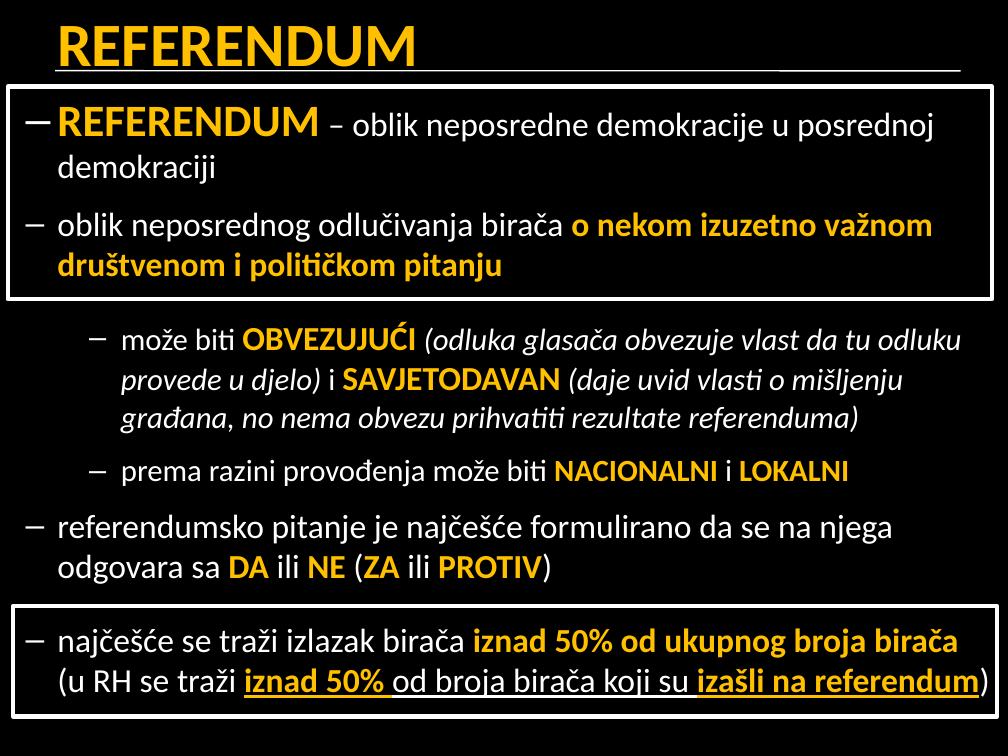
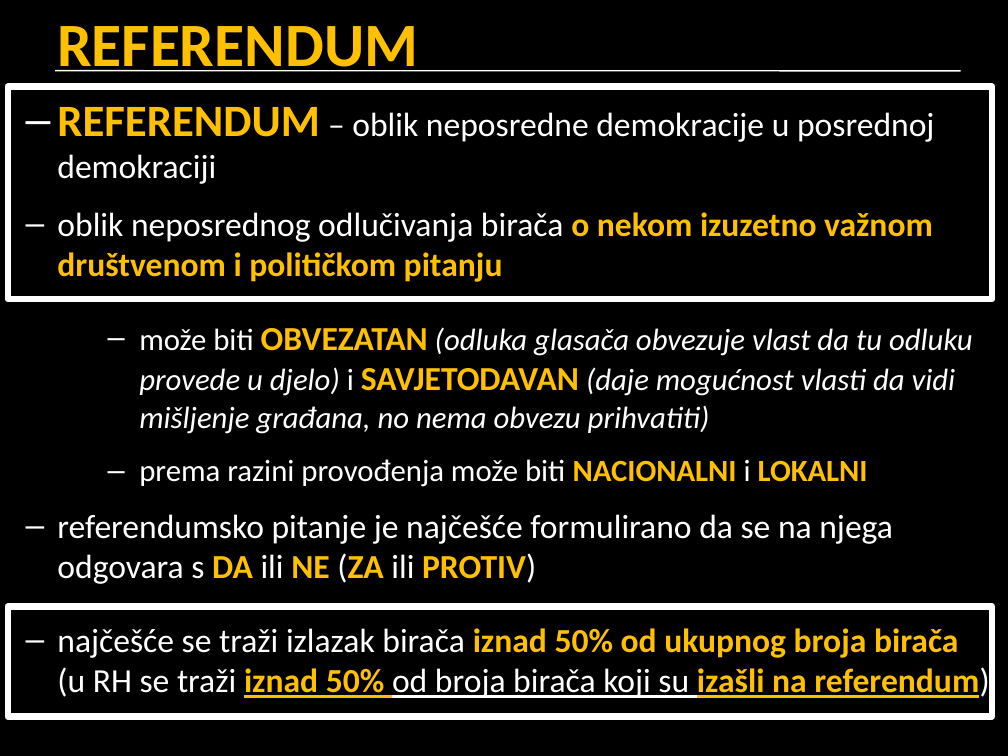
Before and after one commit to srednja-skola/politika, a slide deck: slide 27 of data/pptx/005_izbori.pptx (slide 26 before the commit). Drawn at 1008x756 pixels with LibreOffice and Linux fonts; fonts in the diff are those of the drawing. Boxes give left, top, right and bottom in pixels: in the first picture for what was removed or moved away, otherwise in the second. Text is boxed around its words. In the diff, an @@ line names an element or a change of style, - is before the commit and + after.

```diff
--- a/data/pptx/005_izbori.pptx
+++ b/data/pptx/005_izbori.pptx
@@ text at (139, 327, 973, 434): text changed @@
-  – može biti OBVEZUJUĆI (odluka glasača obvezuje vlast da tu odluku provede u djelo) i SAVJETODAVAN (daje uvid vlasti o mišljenju građana, no nema obvezu prihvatiti rezultate referenduma)
+  – može biti OBVEZATAN (odluka glasača obvezuje vlast da tu odluku provede u djelo) i SAVJETODAVAN (daje mogućnost vlasti da vidi mišljenje građana, no nema obvezu prihvatiti)
@@ text at (139, 459, 868, 487): indent changed @@
@@ text at (57, 514, 893, 584): text changed @@
-– referendumsko pitanje je najčešće formulirano da se na njega odgovara sa DA ili NE (ZA ili PROTIV)
+– referendumsko pitanje je najčešće formulirano da se na njega odgovara s DA ili NE (ZA ili PROTIV)
@@ rectangle: place and size @@
-rectangle at (13, 607, 997, 717)
+rectangle at (8, 607, 992, 717)
@@ rectangle at (8, 607, 992, 717): outline #FFFFFF 3 pt to #FFFFFF 4.5 pt @@
```
Also in this commit, not shown: 30 other slides changed, 1 slide added.
